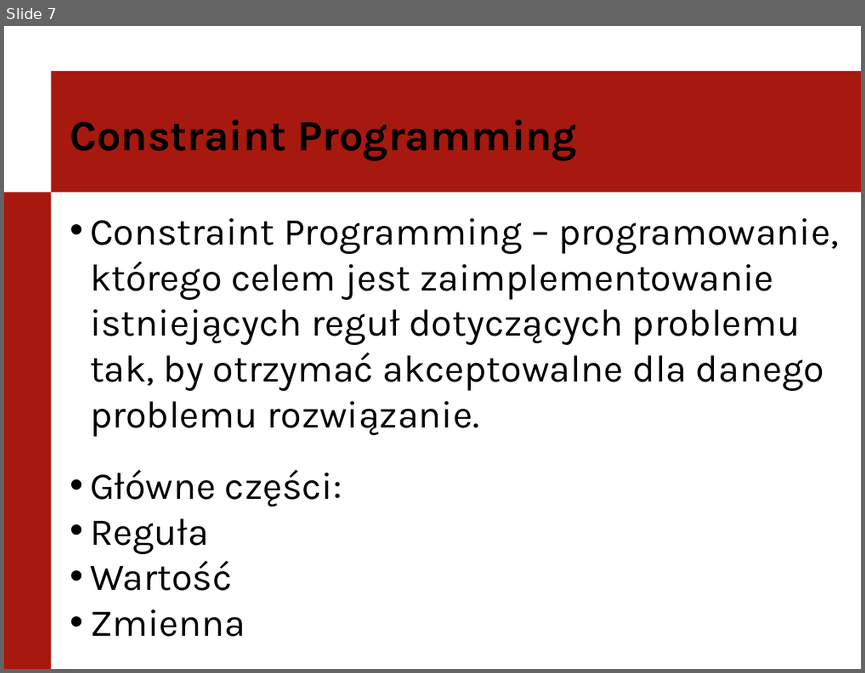
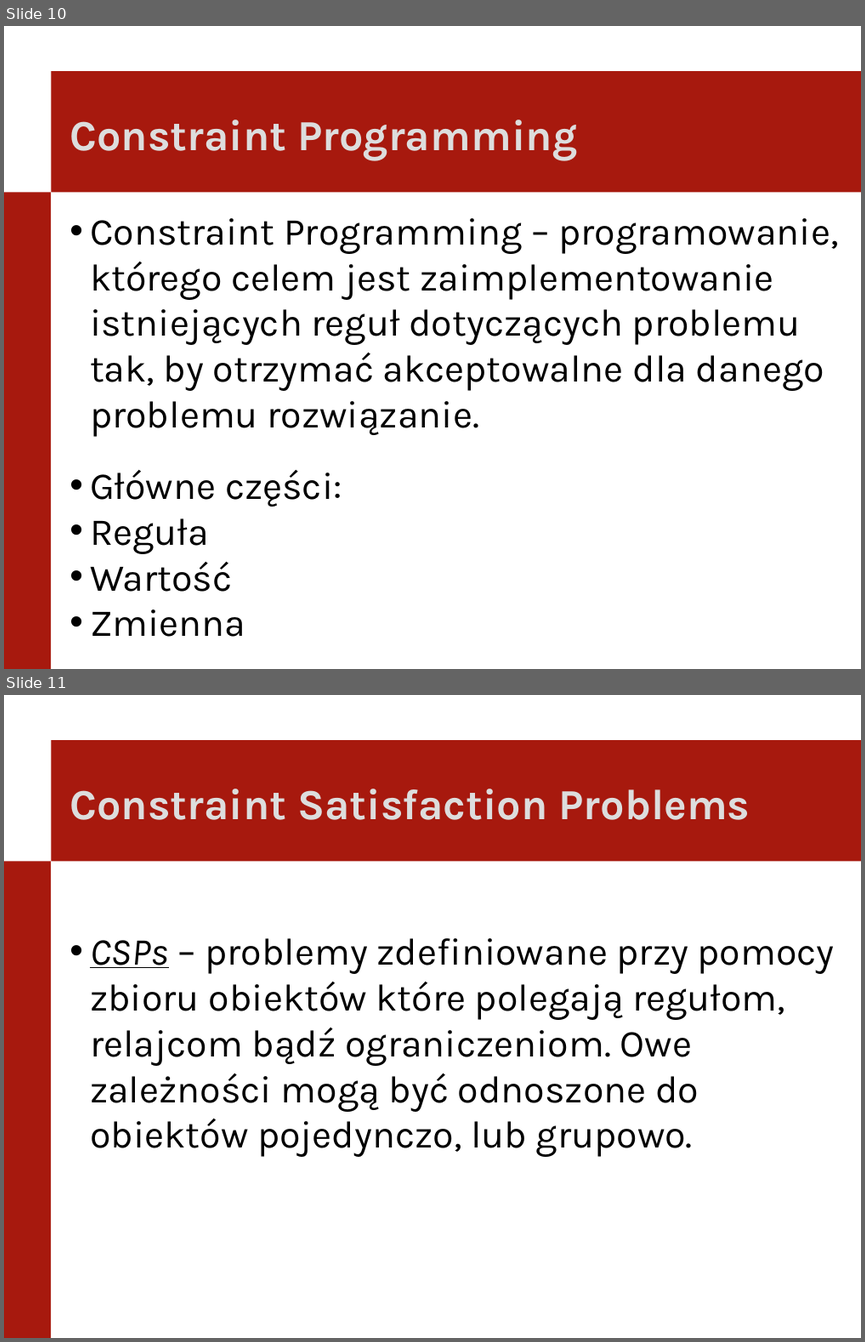
Before and after one commit to itomi/kakuro, a slide deck: Documentation/PierwszaPrezentacja.pptx. Shown one above the other, each under a label of ours: slide 7 before the commit, slides 10 and 11 after it. The pictures are 865x673 and 865x1342 pixels, drawn with LibreOffice and Linux fonts; fonts in the diff are those of the drawing; background and template pictures are left out. Boxes give left, top, right and bottom in pixels: in the first picture for what was removed or moved away, otherwise in the second. Text is boxed around its words. In the diff, an @@ line names an element or a change of style, - is before the commit and + after.

```diff
--- a/Documentation/PierwszaPrezentacja.pptx
+++ b/Documentation/PierwszaPrezentacja.pptx
@@ slide 11 added at box(4, 695, 861, 1338), background #FFFFFF; not listed: 2 template elements that a slide beside it also shows @@
@@ text added at box(69, 789, 750, 820), 36 pt, text #DDDDDD, bold @@
+Constraint Satisfaction Problems
@@ text added at box(90, 938, 834, 1157), 32 pt, text #000000 @@
+• CSPs – problemy zdefiniowane przy pomocy zbioru obiektów które polegają regułom, relajcom bądź ograniczeniom. Owe zależności mogą być odnoszone do obiektów pojedynczo, lub grupowo.
@@ what was slide 7 is now slide 10 @@
@@ slide 10 changed as well @@
@@ text "Constraint Programming" at box(69, 120, 577, 161): text colour #000000 to #DDDDDD @@
```
Also in this commit, not shown: 8 other slides changed, 12 other slides added, 1 other file.
